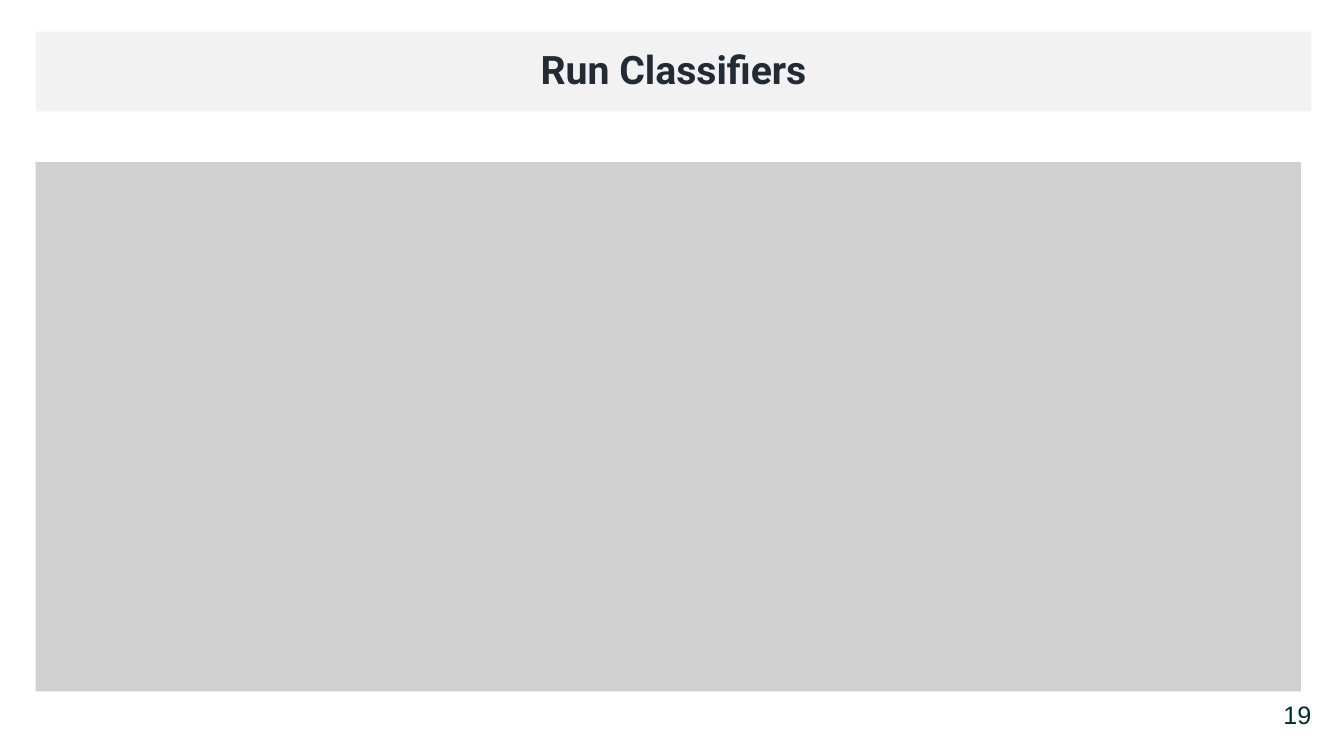
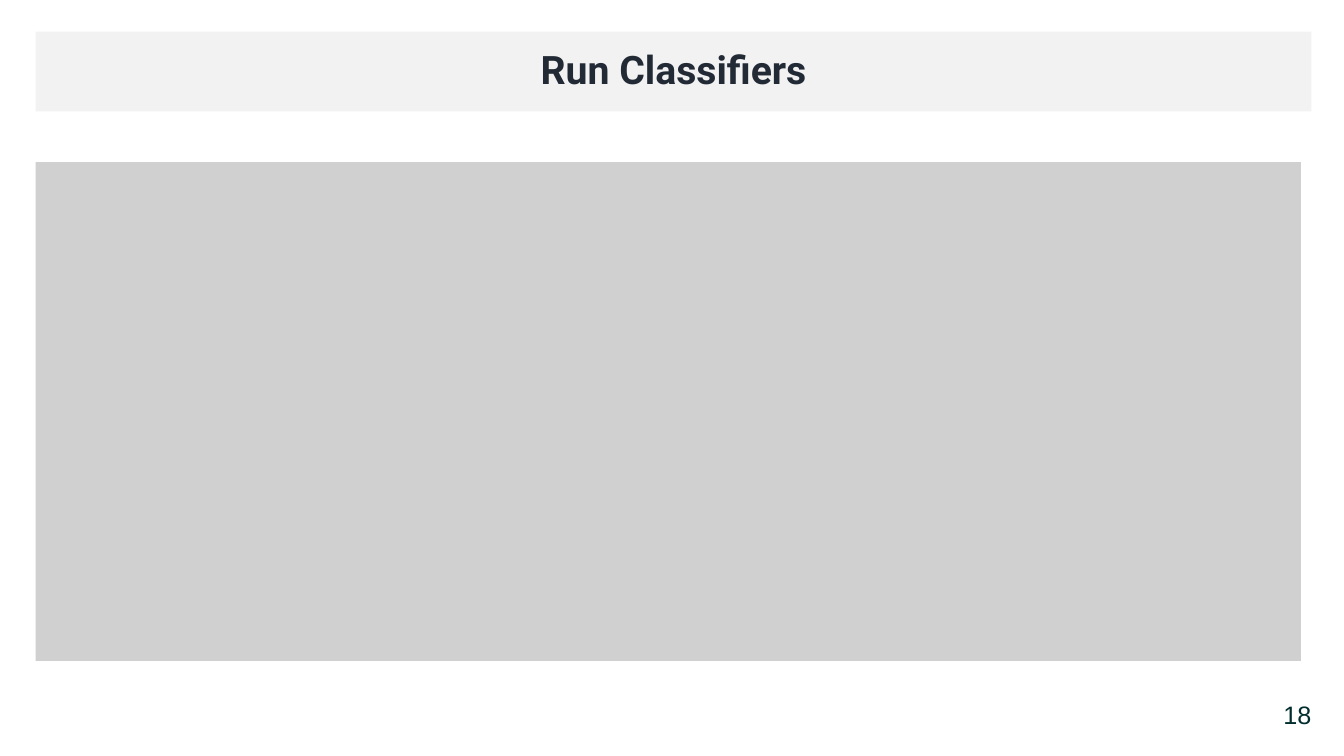
Before and after one commit to mtzynb/MyThesis, a slide deck: slide 21 of ThesisPresentation/thesis_presentation_26012022_Winter.pptx (slide 22 before the commit). Drawn at 1344x756 pixels with LibreOffice and Linux fonts; fonts in the diff are those of the drawing; grey boxes stand for pictures. Boxes give left, top, right and bottom in pixels: in the first picture for what was removed or moved away, otherwise in the second. Text is boxed around its words. In the diff, an @@ line names an element or a change of style, - is before the commit and + after.

```diff
--- a/ThesisPresentation/thesis_presentation_26012022_Winter.pptx
+++ b/ThesisPresentation/thesis_presentation_26012022_Winter.pptx
@@ picture: place and size @@
-picture at <box>35,162,1301,692</box>
+picture at <box>35,162,1301,661</box>
@@ text at <box>1283,706,1311,725</box>: text changed @@
-19
+18
```
Also in this commit, not shown: 29 other slides changed, 1 slide removed.
